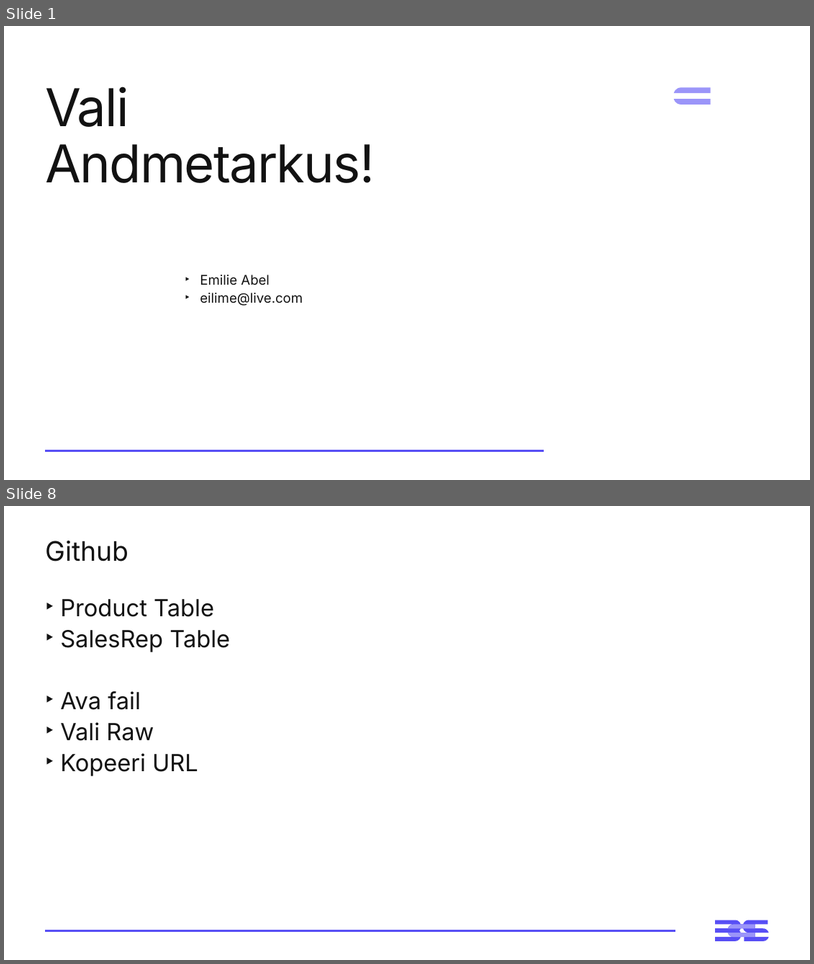
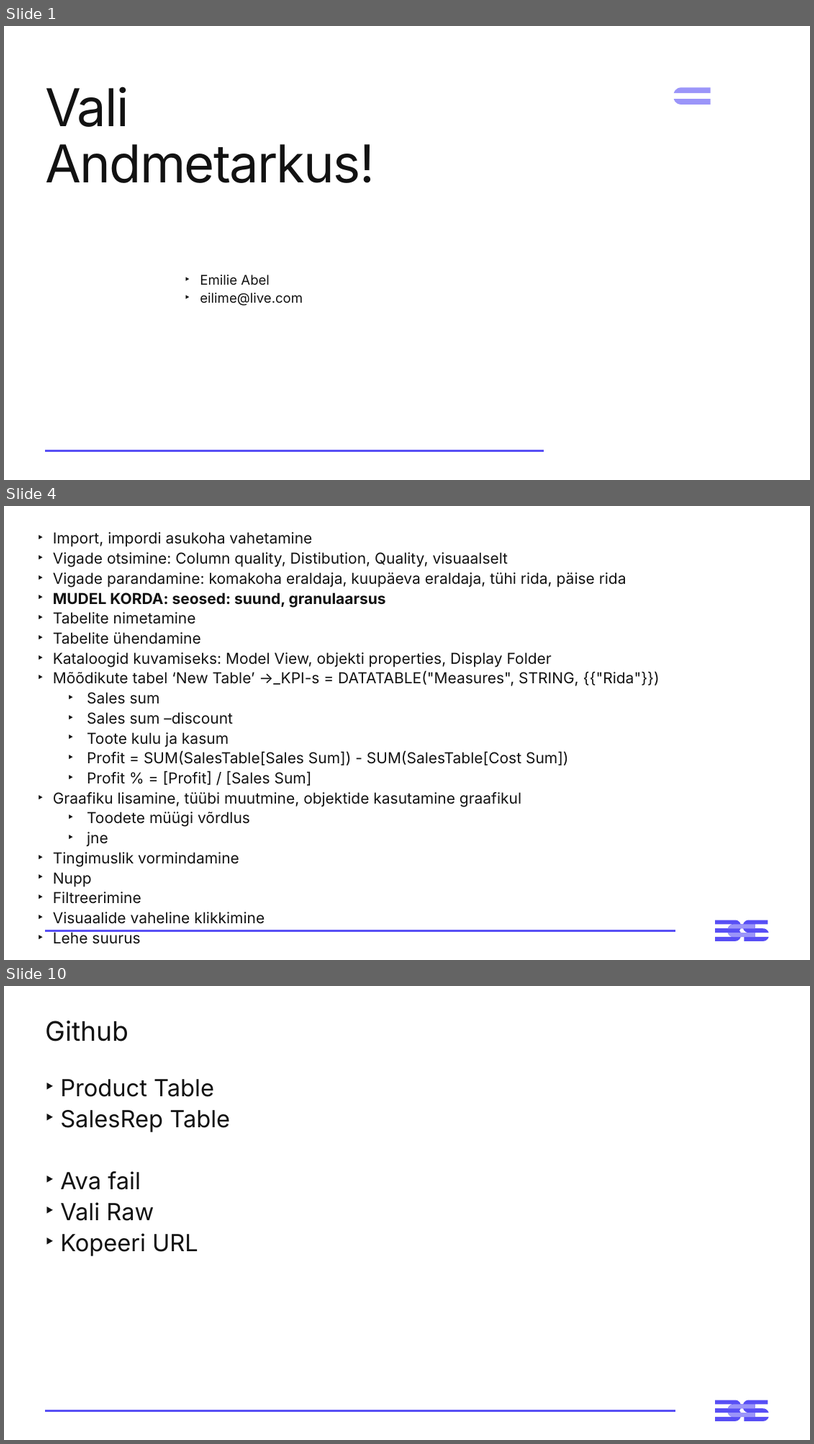
Before and after one commit to emilieabel/andmetarkus, a slide deck: Materjalid/Day3 M Visuaalid Andmelugu/3-paev-andmetarkus-esitlus.pptx. Shown one above the other, each under a label of ours: slides 1 and 8 before the commit, slides 1, 4 and 10 after it; the slides between them are not shown. The pictures are 814x964 and 814x1444 pixels, drawn with LibreOffice and Linux fonts; fonts in the diff are those of the drawing; background and template pictures are left out. Boxes give left, top, right and bottom in pixels: in the first picture for what was removed or moved away, otherwise in the second. Text is boxed around its words. In the diff, an @@ line names an element or a change of style, - is before the commit and + after.

```diff
--- a/Materjalid/Day3 M Visuaalid Andmelugu/3-paev-andmetarkus-esitlus.pptx
+++ b/Materjalid/Day3 M Visuaalid Andmelugu/3-paev-andmetarkus-esitlus.pptx
@@ slide 4 added at (4, 506, 810, 960), background #FFFFFF; not listed: 3 template elements that a slide beside it also shows @@
@@ text added at (53, 532, 660, 903), 18 pt, text #121212 @@
+‣ Import, impordi asukoha vahetamine
+‣ Vigade otsimine: Column quality, Distibution, Quality, visuaalselt
+‣ Vigade parandamine: komakoha eraldaja, kuupäeva eraldaja, tühi rida, päise rida
+‣ MUDEL KORDA: seosed: suund, granulaarsus
+‣ Tabelite nimetamine
+‣ Tabelite ühendamine
+‣ Kataloogid kuvamiseks: Model View, objekti properties, Display Folder
+‣ Mõõdikute tabel ‘New Table’ ->_KPI-s = DATATABLE("Measures", STRING, {{"Rida"}})
+  ‣ Sales sum
+  ‣ Sales sum –discount
+  ‣ Toote kulu ja kasum
+  ‣ Profit = SUM(SalesTable[Sales Sum]) - SUM(SalesTable[Cost Sum])
+  ‣ Profit % = [Profit] / [Sales Sum]
+‣ Graafiku lisamine, tüübi muutmine, objektide kasutamine graafikul
+  ‣ Toodete müügi võrdlus
+  ‣ jne
+‣ Tingimuslik vormindamine
+‣ Nupp
+‣ Filtreerimine
+‣ Visuaalide vaheline klikkimine
+‣ Lehe suurus
@@ what was slide 8 is now slide 10 @@
```
Also in this commit, not shown: 8 slides changed, 3 other slides added, 5 other files.
